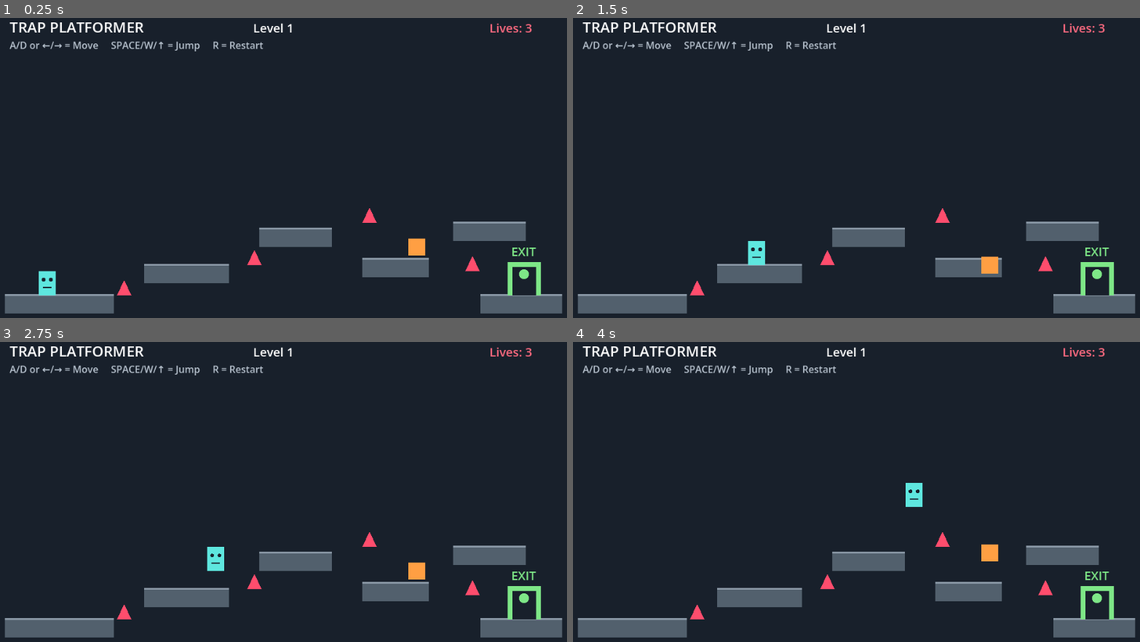
Above: before the commit, frames 1-4 (two rows, left to right).
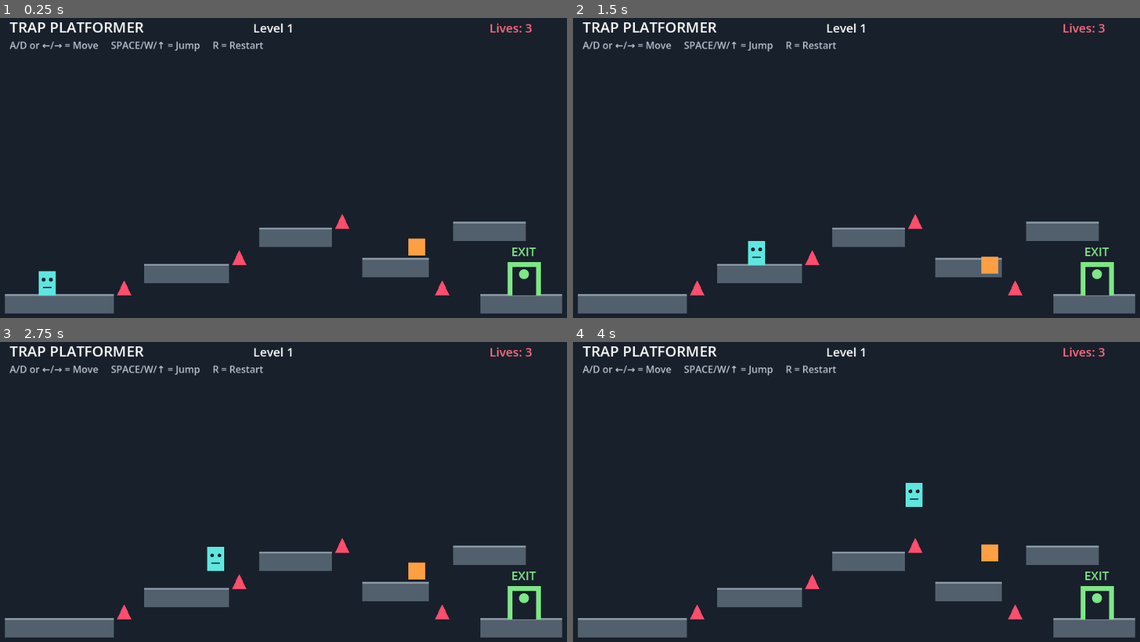
Above: after the commit, the same moments.

Repository: HimaBindhu-j/trap-platformer
Game: Godot game, scene res://Main.tscn
Same seed, same stepped clock (60 frames per second), same inputs: the game is played once before the commit and once after it.
Inputs:
- Up to frame 1 (0.25 s): no input
- Up to frame 2 (1.5 s): hold D (move_right) from 0.53 s (still down); tap Space (jump) at 0.77 s
- Up to frame 3 (2.75 s): tap Space (jump) at 1.52 s; release D (move_right) at 2.03 s; hold A (move_left) from 2.03 s (still down)
- Up to frame 4 (4 s): release A (move_left) at 2.78 s; hold D (move_right) from 2.78 s (still down); tap Space (jump) at 3.02, 3.77 s

The runs differ from the first frame. In frame 1, 0.4% of the frame differs, in the area x 40-85%, y 63-93%; in frame 2, 0.4%; in frame 3, 0.4%; in frame 4, 0.4%.

Commit message:
Add level 2 horizontal moving trap

Diff:
--- a/trap_platformer/Level.gd
+++ b/trap_platformer/Level.gd
@@ -1,22 +1,24 @@
 extends Node2D
 
+# LEVEL 1 PLATFORMS
 var platforms = [
-	Rect2(20, 470, 180, 30),   # Start
-	Rect2(250, 420, 140, 30),  # Platform 2
-	Rect2(440, 360, 120, 30),  # Platform 3
-	Rect2(610, 410, 110, 30),  # Platform 4
-	Rect2(760, 350, 120, 30),  # Platform 5
-	Rect2(805, 470, 135, 30)   # Exit platform
+	Rect2(20, 470, 180, 30),
+	Rect2(250, 420, 140, 30),
+	Rect2(440, 360, 120, 30),
+	Rect2(610, 410, 110, 30),
+	Rect2(760, 350, 120, 30),
+	Rect2(805, 470, 135, 30)
 ]
 
+# LEVEL 1 SPIKES
 var spikes = [
 	Vector2(205, 470),
-	Vector2(420, 420),
-	Vector2(610, 350),
-	Vector2(780, 430)
+	Vector2(395, 420),
+	Vector2(565, 360),
+	Vector2(730, 470)
 ]
 
-# Moving trap
+# Vertical moving trap
 var moving_trap: Area2D
 var moving_trap_start_y := 360.0
 var moving_trap_range := 60.0
@@ -46,6 +48,7 @@
 
 		rect.size = Vector2(24, 25)
 		shape.shape = rect
+
 		spike.position = s + Vector2(12, -12)
 		spike.monitoring = true
 
@@ -54,7 +57,7 @@
 
 		spike.body_entered.connect(_on_spike_body_entered)
 
-	# Create exit collision area
+	# Create exit
 	var exit_area := Area2D.new()
 	var exit_shape := CollisionShape2D.new()
 	var exit_rect := RectangleShape2D.new()
@@ -63,12 +66,13 @@
 	exit_shape.shape = exit_rect
 
 	exit_area.position = Vector2(877.5, 445)
+
 	exit_area.add_child(exit_shape)
 	add_child(exit_area)
 
 	exit_area.body_entered.connect(_on_exit_body_entered)
 
-	# Create moving trap
+	# Create vertical moving trap
 	moving_trap = Area2D.new()
 
 	var trap_shape := CollisionShape2D.new()
@@ -100,12 +104,12 @@
 		* delta
 	)
 
-	# Move down until maximum position
+	# Bottom limit
 	if moving_trap.position.y >= moving_trap_start_y + moving_trap_range:
 		moving_trap.position.y = moving_trap_start_y + moving_trap_range
 		moving_trap_direction = -1.0
 
-	# Move up until starting position
+	# Top limit
 	elif moving_trap.position.y <= moving_trap_start_y:
 		moving_trap.position.y = moving_trap_start_y
 		moving_trap_direction = 1.0
@@ -131,7 +135,11 @@
 func _draw():
 	# Draw platforms
 	for p in platforms:
-		draw_rect(p, Color("#52606d"))
+		draw_rect(
+			p,
+			Color("#52606d")
+		)
+
 		draw_line(
 			p.position,
 			p.position + Vector2(p.size.x, 0),
@@ -147,9 +155,12 @@
 			s + Vector2(24, 0)
 		])
 
-		draw_colored_polygon(pts, Color("#ff4d6d"))
+		draw_colored_polygon(
+			pts,
+			Color("#ff4d6d")
+		)
 
-	# Draw moving trap
+	# Draw vertical moving trap
 	if moving_trap != null:
 		draw_rect(
 			Rect2(
@@ -159,15 +170,17 @@
 			Color("#ff9f43")
 		)
 
-
-	# Exit
+	# Draw exit
 	draw_rect(
 		Rect2(850, 415, 55, 55),
-		Color("#7ee787"))
+		Color("#7ee787")
+	)
+
 	draw_rect(
 		Rect2(858, 423, 39, 47),
 		Color("#18202b")
-		)
+	)
+
 	draw_string(
 		ThemeDB.fallback_font,
 		Vector2(856, 405),
@@ -176,9 +189,10 @@
 		-1,
 		20,
 		Color("#7ee787")
-		)
+	)
+
 	draw_circle(
 		Vector2(877, 435),
 		8,
 		Color("#7ee787")
-		)
+	)
--- a/trap_platformer/Level2.gd
+++ b/trap_platformer/Level2.gd
@@ -17,6 +17,13 @@
 	Vector2(795, 470)
 ]
 
+# Horizontal moving trap
+var moving_trap: Area2D
+var moving_trap_start_x := 610.0
+var moving_trap_range := 100.0
+var moving_trap_speed := 2.0
+var moving_trap_direction := 1.0
+
 var exit_area: Area2D
 var exit_enabled := false
 
@@ -43,7 +50,6 @@
 
 		rect.size = Vector2(24, 25)
 		shape.shape = rect
-
 		spike.position = s + Vector2(12, -12)
 		spike.monitoring = true
 
@@ -52,6 +58,23 @@
 
 		spike.body_entered.connect(_on_spike_body_entered)
 
+	# Create horizontal moving trap
+	moving_trap = Area2D.new()
+
+	var trap_shape := CollisionShape2D.new()
+	var trap_rect := RectangleShape2D.new()
+
+	trap_rect.size = Vector2(30, 30)
+	trap_shape.shape = trap_rect
+
+	moving_trap.position = Vector2(moving_trap_start_x, 300)
+	moving_trap.monitoring = true
+
+	moving_trap.add_child(trap_shape)
+	add_child(moving_trap)
+
+	moving_trap.body_entered.connect(_on_moving_trap_body_entered)
+
 	# Create exit
 	exit_area = Area2D.new()
 
@@ -62,8 +85,6 @@
 	exit_shape.shape = exit_rect
 
 	exit_area.position = Vector2(877.5, 445)
-
-	# Exit is OFF during level loading
 	exit_area.monitoring = false
 
 	exit_area.add_child(exit_shape)
@@ -73,12 +94,35 @@
 
 	queue_redraw()
 
-	# Enable exit only after transition is finished
 	call_deferred("_enable_exit")
 
 
+func _process(delta):
+	if moving_trap == null:
+		return
+
+	# Move trap left and right
+	moving_trap.position.x += (
+		moving_trap_direction
+		* moving_trap_speed
+		* 60.0
+		* delta
+	)
+
+	# Right limit
+	if moving_trap.position.x >= moving_trap_start_x + moving_trap_range:
+		moving_trap.position.x = moving_trap_start_x + moving_trap_range
+		moving_trap_direction = -1.0
+
+	# Left limit
+	elif moving_trap.position.x <= moving_trap_start_x:
+		moving_trap.position.x = moving_trap_start_x
+		moving_trap_direction = 1.0
+
+	queue_redraw()
+
+
 func _enable_exit():
-	# Wait a little longer so player is safely inside Level 2
 	await get_tree().create_timer(0.3).timeout
 
 	exit_enabled = true
@@ -88,6 +132,11 @@
 
 
 func _on_spike_body_entered(body):
+	if body.name == "Player":
+		get_parent().kill_player()
+
+
+func _on_moving_trap_body_entered(body):
 	if body.name == "Player":
 		get_parent().kill_player()
 
@@ -123,6 +172,16 @@
 		draw_colored_polygon(
 			pts,
 			Color("#ff4d6d")
+		)
+
+	# Horizontal moving trap
+	if moving_trap != null:
+		draw_rect(
+			Rect2(
+				moving_trap.position - Vector2(15, 15),
+				Vector2(30, 30)
+			),
+			Color("#ff9f43")
 		)
 
 	# Exit
